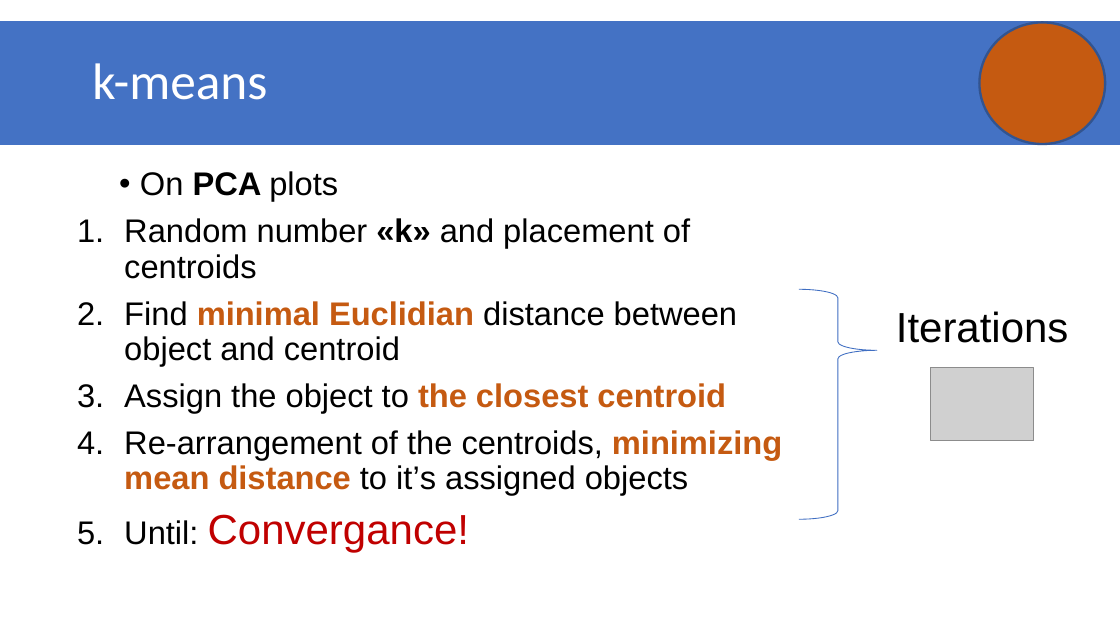
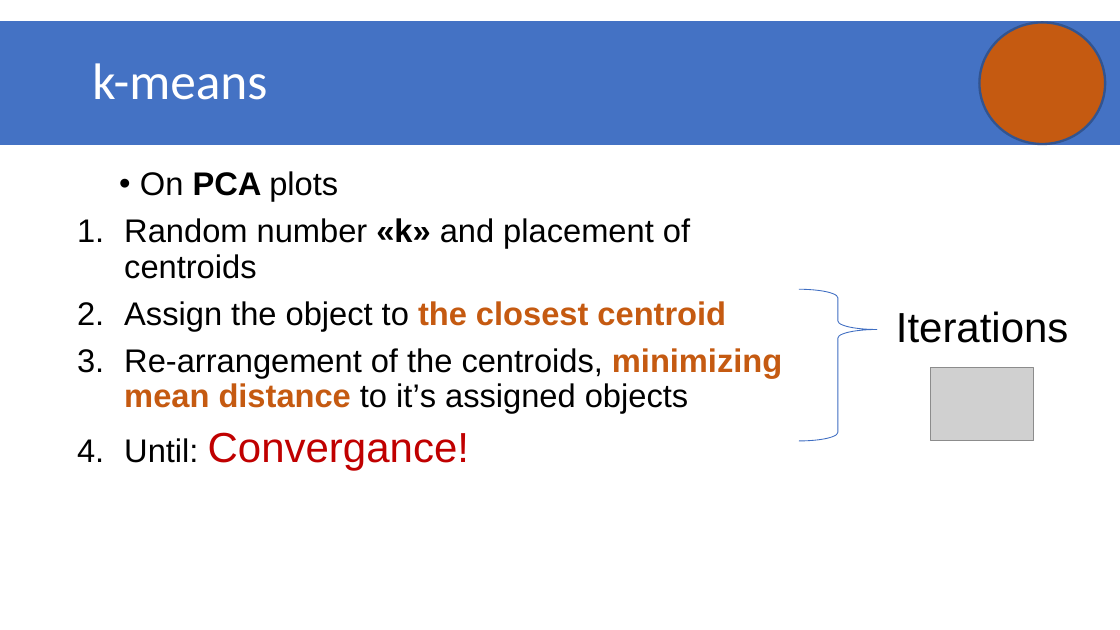
Before and after one commit to datascience-mobi/group-01-project-4-1, a slide deck: slide 3 of K-means clustering.pptx. Drawn at 1120x630 pixels with LibreOffice and Linux fonts; fonts in the diff are those of the drawing; grey boxes stand for pictures. Boxes give left, top, right and bottom in pixels: in the first picture for what was removed or moved away, otherwise in the second. Text is boxed around its words. In the diff, an @@ line names an element or a change of style, - is before the commit and + after.

```diff
--- a/K-means clustering.pptx
+++ b/K-means clustering.pptx
@@ right brace: place and size @@
-right brace at <box>799,289,877,519</box>
+right brace at <box>799,289,877,441</box>
@@ text at <box>124,301,737,366</box>: paragraph removed @@
-2. Find minimal Euclidian distance between object and centroid
```
Also in this commit, not shown: 2 other slides changed.
